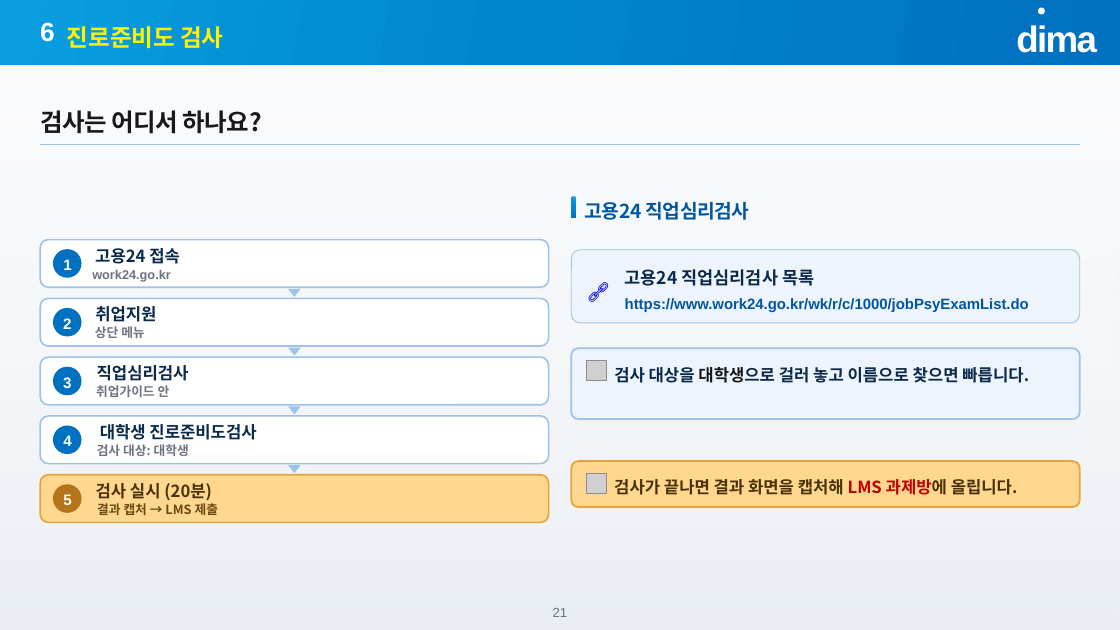
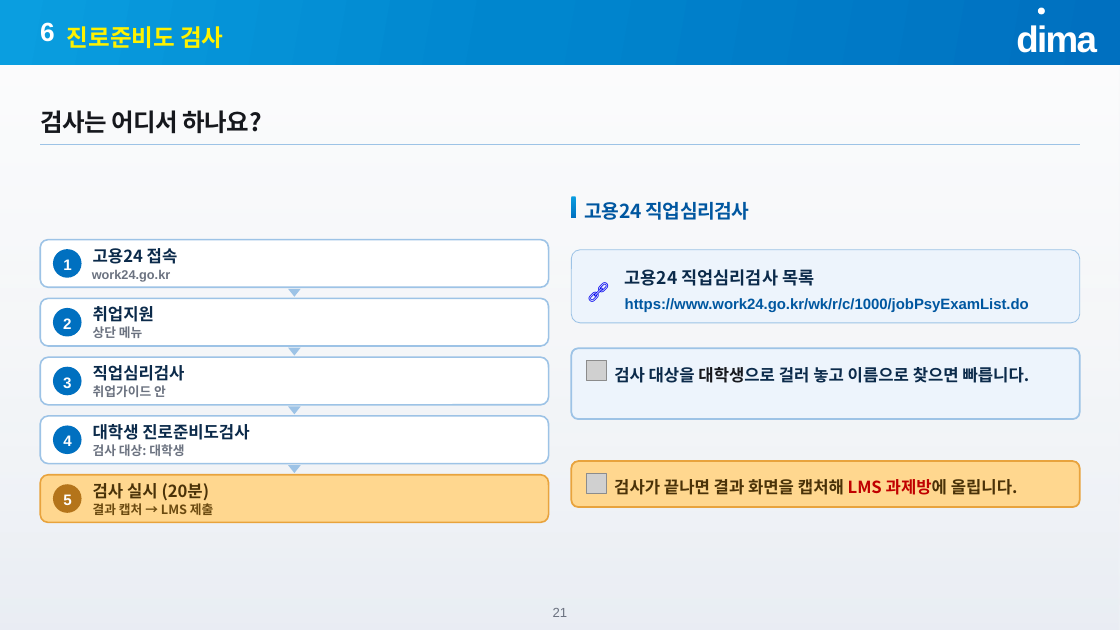
Before and after one commit to jungaistar/lms, a slide deck: slide 21 of materials/dist/1주차_오리엔테이션.pptx. Drawn at 1120x630 pixels with LibreOffice and Linux fonts; fonts in the diff are those of the drawing; grey boxes stand for pictures. Boxes give left, top, right and bottom in pixels: in the first picture for what was removed or moved away, otherwise in the second. Text is boxed around its words. In the diff, an @@ line names an element or a change of style, - is before the commit and + after.

```diff
--- a/materials/dist/1주차_오리엔테이션.pptx
+++ b/materials/dist/1주차_오리엔테이션.pptx
@@ alignment centre to left in 10 elements at (93,326,142,338), (93,306,154,322), (93,385,166,397), (92,270,171,282), (93,248,178,264), (93,365,185,381), (93,444,184,456), (93,483,210,500), (93,503,213,515), (93,424,249,440) @@
@@ text "대학생 진로준비도검사": place and size @@
-text "대학생 진로준비도검사" at (100,424,256,440)
+text "대학생 진로준비도검사" at (93,424,249,440)
```
Also in this commit, not shown: 18 other slides changed, 32 other files.
